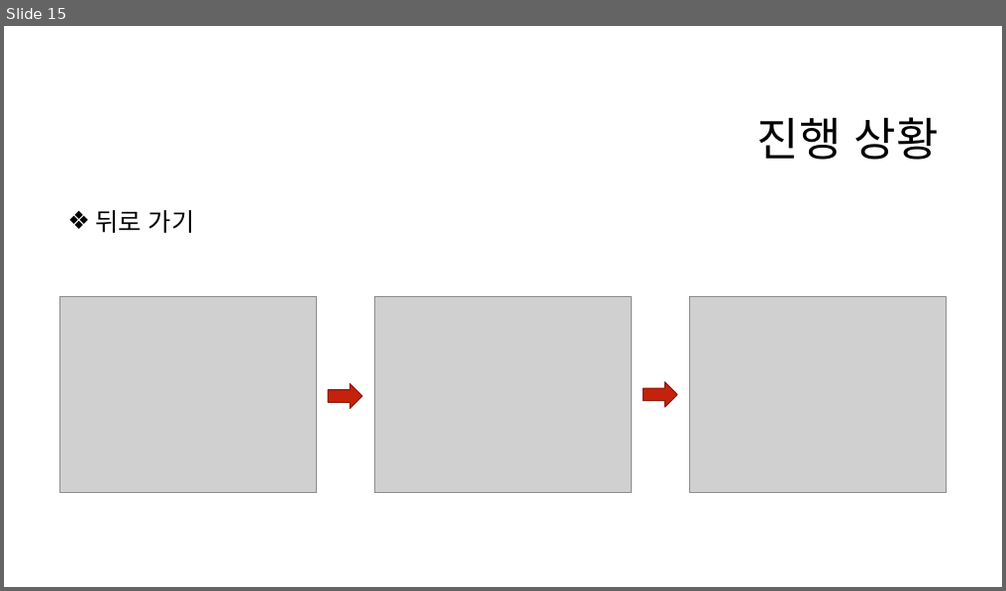
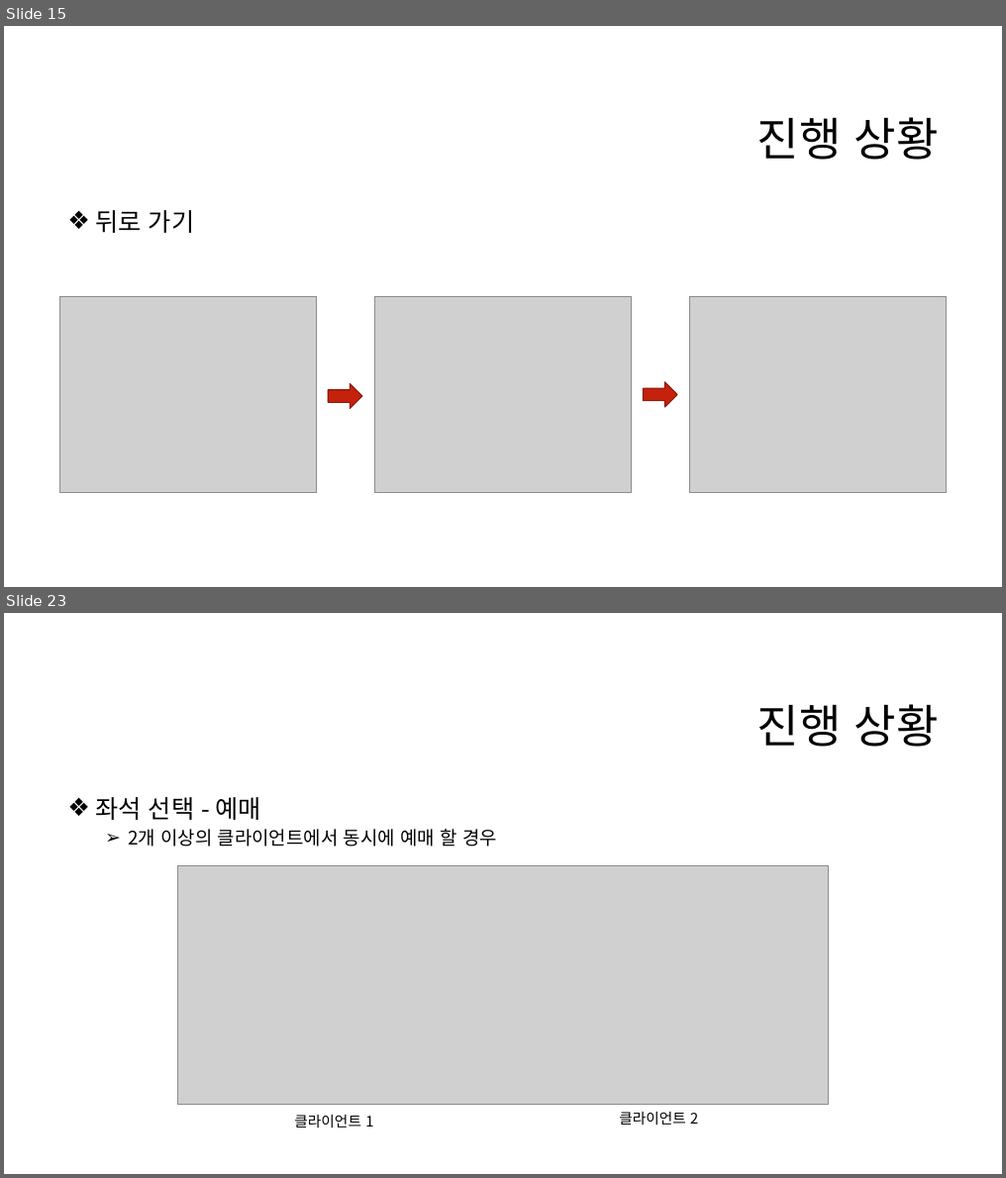
Before and after one commit to eeeeyeot/JAVATrainTicketing, a slide deck: 작업한 내용/기차 예매 프로그램 주차 발표.pptx. Shown one above the other, each under a label of ours: slide 15 before the commit, slides 15 and 23 after it; the slides between them are not shown. The pictures are 1006x591 and 1006x1178 pixels, drawn with LibreOffice and Linux fonts; fonts in the diff are those of the drawing; grey boxes stand for pictures; background and template pictures are left out. Boxes give left, top, right and bottom in pixels: in the first picture for what was removed or moved away, otherwise in the second. Text is boxed around its words. In the diff, an @@ line names an element or a change of style, - is before the commit and + after.

```diff
--- a/작업한 내용/기차 예매 프로그램 주차 발표.pptx
+++ b/작업한 내용/기차 예매 프로그램 주차 발표.pptx
@@ slide 23 added at bbox=[4, 613, 1002, 1174], background #FFFFFF @@
@@ title added at bbox=[757, 704, 939, 747], 44 pt, text #000000 @@
+진행 상황
@@ text added at bbox=[95, 797, 497, 847], 18 pt, text #000000 @@
+❖ 좌석 선택 - 예매
+  ➢ 2개 이상의 클라이언트에서 동시에 예매 할 경우
@@ picture added at bbox=[177, 866, 828, 1104] @@
@@ text added at bbox=[294, 1115, 373, 1128], 14 pt, text #000000 @@
+클라이언트 1
@@ text added at bbox=[619, 1112, 698, 1125], 14 pt, text #000000 @@
+클라이언트 2
```
Also in this commit, not shown: 3 slides changed, 13 other slides added, 3 other files.
